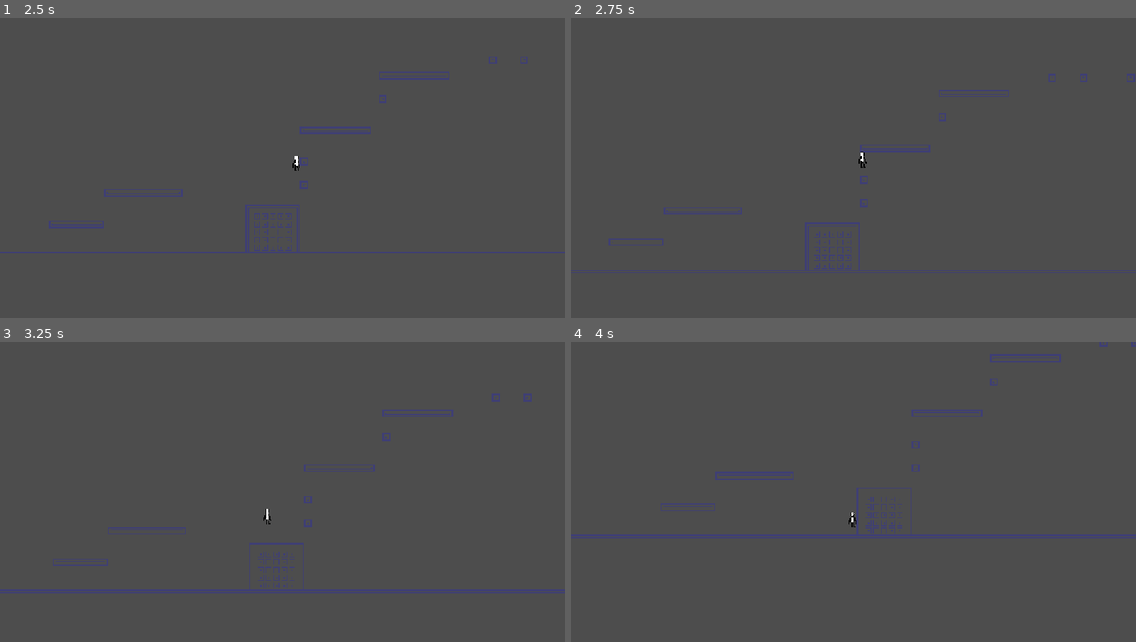
Above: before the commit, frames 1-4 (two rows, left to right).
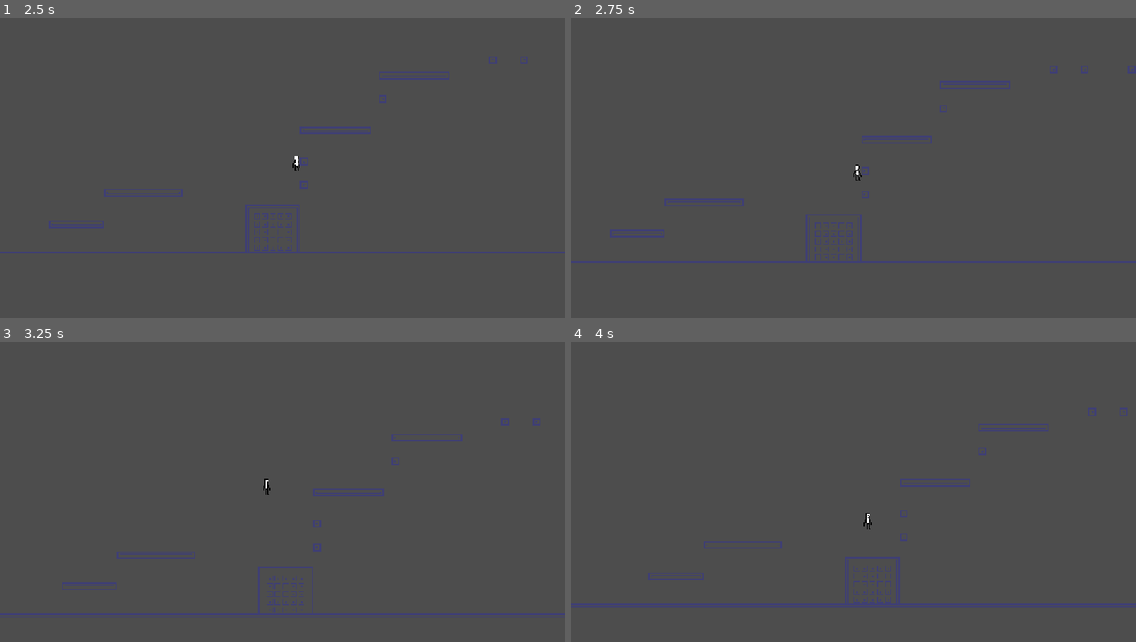
Above: after the commit, the same moments.

Repository: pixerhp/GMTK-2026
Game: Godot game, scene res://scenes/main_menu.tscn
Same seed, same stepped clock (60 frames per second), same inputs: the game is played once before the commit and once after it. The engine's default icon, where the game draws it, is replaced by a stand-in: a white triangle on a blue panel in a dark square.
Inputs:
- Up to frame 1 (2.5 s): click "Play" at 0.5 s; hold D (right) from 1.28 s (still down); tap Space (jump) at 1.35, 1.52, 1.82, 2.1, 2.27 s
- Up to frame 2 (2.75 s): keep holding D (right); tap Space (jump) at 2.57 s
- Up to frame 3 (3.25 s): release D (right) at 2.78 s; hold A (left) from 2.78 s (still down); tap Space (jump) at 2.85 s
- Up to frame 4 (4 s): release A (left) at 3.53 s; hold D (right) from 3.53 s (still down); tap Space (jump) at 3.6, 3.77 s

Frame 1 is identical in both runs. In frame 2, 3.4% of the frame differs, in the area x 0-100%, y 15-85%; in frame 3, 3.9%; in frame 4, 4.5%, in the area x 0-100%, y 0-89%.

Commit message:
Add ledge movement cooldown

Diff:
--- a/scripts/player.gd
+++ b/scripts/player.gd
@@ -10,6 +10,9 @@
 var time_since_pressed_jump: float = 10.0
 
 var ledge_grab_cooldown: float = 0.0
+var ledge_movement_cooldown: float = 0.0
+
+var was_ledge_grabbing: bool = false
 
 @onready var ledge_left_upper_check: RayCast2D = $LedgeLeftUpperCheck
 @onready var ledge_left_lower_check: RayCast2D = $LedgeLeftLowerCheck
@@ -23,12 +26,15 @@
 	ledge_grab_cooldown -= delta
 	ledge_grab_cooldown = max(ledge_grab_cooldown, 0.0)
 
+	ledge_movement_cooldown -= delta
+	ledge_movement_cooldown = max(ledge_movement_cooldown, 0.0)
+
 	time_since_on_floor += delta
 	if is_on_floor():
 		time_since_on_floor = 0.0
 
 	time_since_pressed_jump += delta
-	if Input.is_action_just_pressed("jump"):
+	if Input.is_action_just_pressed("jump") and ledge_movement_cooldown <= 0.0:
 		time_since_pressed_jump = 0.0
 		ledge_grab_cooldown = max(ledge_grab_cooldown, 0.01)
 
@@ -46,21 +52,27 @@
 		ledge_grabbing = LEDGE_GRAB_DIRECTION.RIGHT
 
 	if ledge_grabbing != LEDGE_GRAB_DIRECTION.NEITHER and ledge_grab_cooldown <= 0.0:
+		if not was_ledge_grabbing:
+			ledge_movement_cooldown = 0.2
+		was_ledge_grabbing = true
 		velocity = Vector2.ZERO
 		time_since_on_floor = 0.0
-		if Input.is_action_pressed("down"):
-			ledge_grab_cooldown = 0.1
-		if ledge_grabbing == LEDGE_GRAB_DIRECTION.LEFT:
-			if Input.is_action_just_pressed("right"):
+		if ledge_movement_cooldown <= 0.0:
+			if Input.is_action_pressed("down"):
 				ledge_grab_cooldown = 0.1
-			if Input.is_action_just_pressed("left"):
-				position += Vector2(-16, -32)
-				ledge_grab_cooldown = 0.1
-		elif ledge_grabbing == LEDGE_GRAB_DIRECTION.RIGHT:
-			if Input.is_action_just_pressed("left"):
-				ledge_grab_cooldown = 0.1
-			if Input.is_action_just_pressed("right"):
-				position += Vector2(16, -32)
-				ledge_grab_cooldown = 0.1
+			if ledge_grabbing == LEDGE_GRAB_DIRECTION.LEFT:
+				if Input.is_action_just_pressed("right"):
+					ledge_grab_cooldown = 0.1
+				if Input.is_action_just_pressed("left"):
+					position += Vector2(-4, -32)
+					ledge_grab_cooldown = 0.1
+			elif ledge_grabbing == LEDGE_GRAB_DIRECTION.RIGHT:
+				if Input.is_action_just_pressed("left"):
+					ledge_grab_cooldown = 0.1
+				if Input.is_action_just_pressed("right"):
+					position += Vector2(4, -32)
+					ledge_grab_cooldown = 0.1
+	else:
+		was_ledge_grabbing = false
 
 	move_and_slide()
